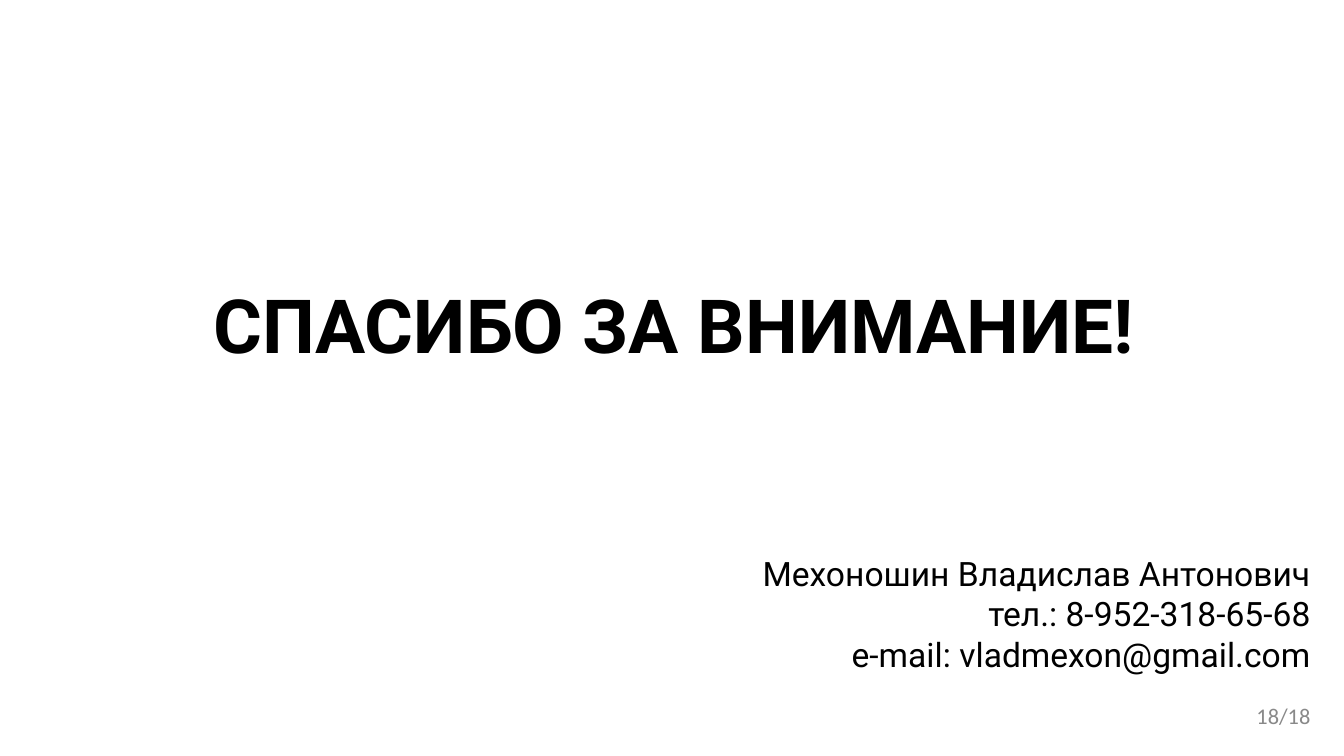
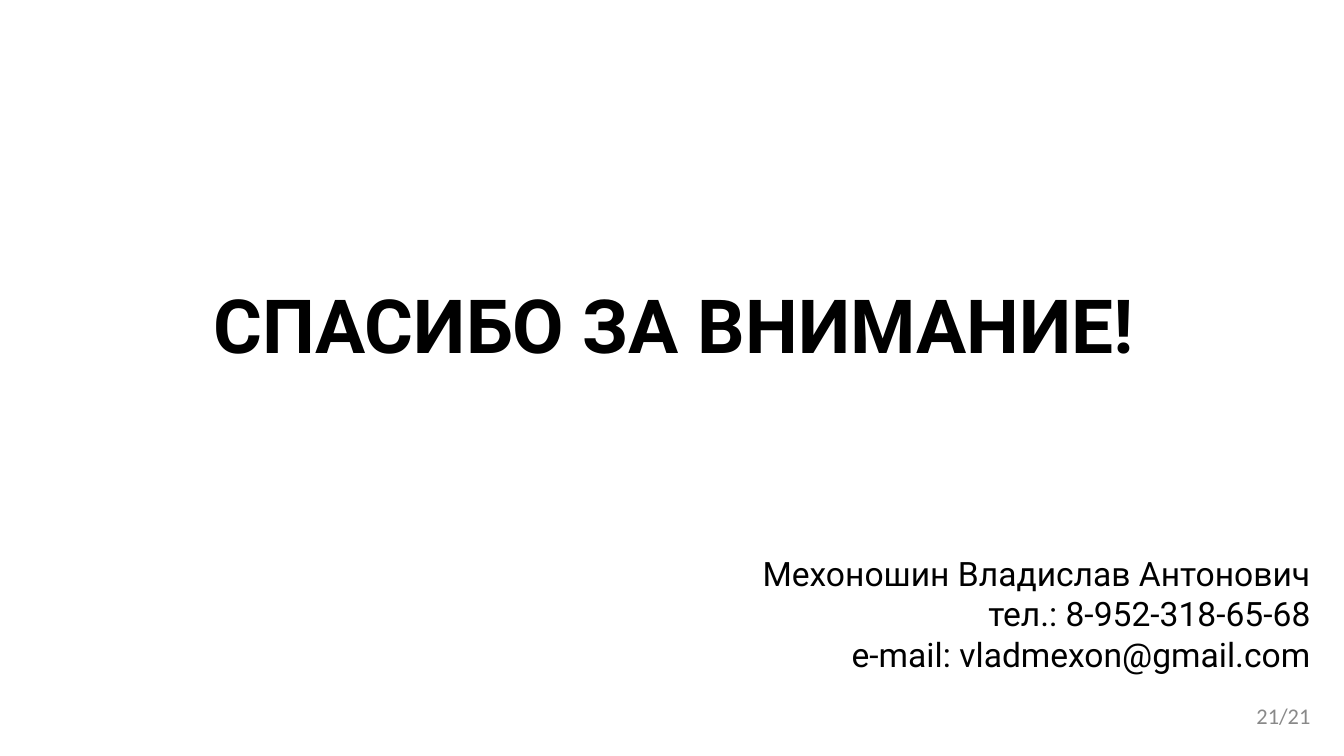
Before and after one commit to VladMexon/DiplomaProject, a slide deck: slide 21 of РИС-20-2б-Мехоношин-ВА-ПП.pptx (slide 18 before the commit). Drawn at 1344x756 pixels with LibreOffice and Linux fonts; fonts in the diff are those of the drawing; background and template pictures are left out. Boxes give left, top, right and bottom in pixels: in the first picture for what was removed or moved away, otherwise in the second. Text is boxed around its words. In the diff, an @@ line names an element or a change of style, - is before the commit and + after.

```diff
--- a/РИС-20-2б-Мехоношин-ВА-ПП.pptx
+++ b/РИС-20-2б-Мехоношин-ВА-ПП.pptx
@@ text at (1256, 708, 1310, 725): text changed @@
-18/18
+21/21
```
Also in this commit, not shown: 13 other slides changed, 5 slides added, 10 other files.
